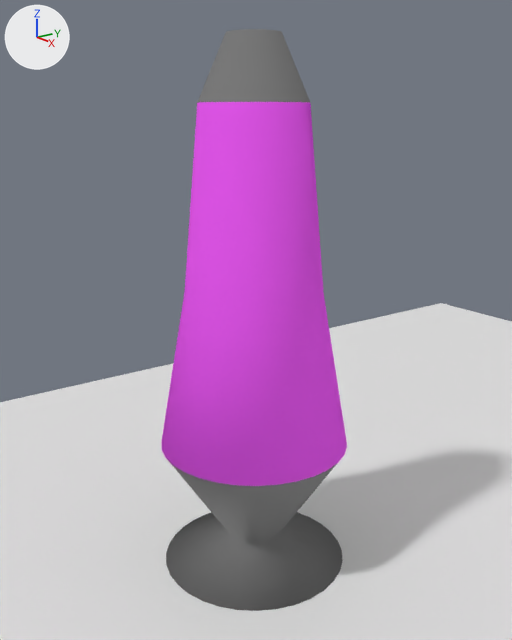
Two versions of the Blender file HackerMan/Assets/Object Files/lava_lamp.blend, one commit apart.
Before and after are seen from a 50 mm camera at (4.72, -4.48, 4.35) aimed at (-0.99, -0.35, 2.31). Arrows for +X, +Y and +Z are at upper left; the lights stay in place.

In view in the first picture: 'Lava Lamp', 'Plane'.
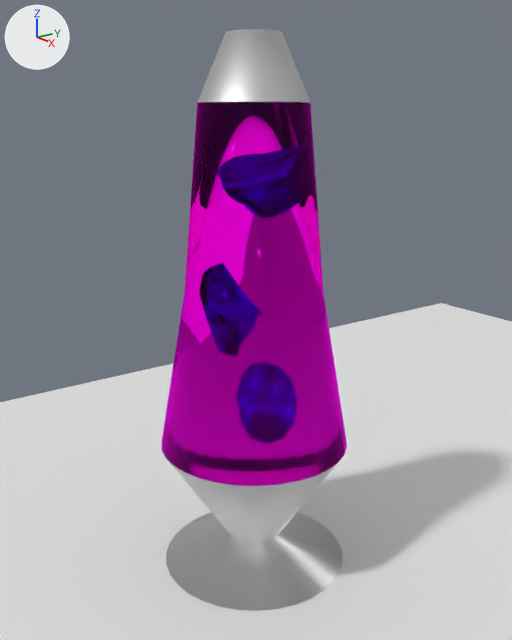
Changed parts and their boxes [x1, y1, x2, y2] in the pictures (512 x 640 px):
'Lava Lamp', surface changed, recoloured
    both: [162, 29, 347, 611]
part 1 of me_icosphere, recoloured
    both: [162, 102, 347, 486]

What changed in the scene script:
```text
Change mat_material_002:
    remove n0 = _N.new('ShaderNodeOutputMaterial'); n0.name = 'Material Output.001'
    add n2 = _N.new('ShaderNodeOutputMaterial'); n2.name = 'Material Output'
    where n1 = _N.new('ShaderNodeBsdfDiffuse'); n1.name = 'Diffuse BSDF'
    remove _L.new(n1.outputs[0], n0.inputs[0])  # 'BSDF' to 'Surface'
    add n3 = _N.new('ShaderNodeMixShader'); n3.name = 'Mix Shader'
    add n3.inputs[0].default_value = 0.823  # 'Factor'
    add n4 = _N.new('ShaderNodeBsdfAnisotropic'); n4.name = 'Glossy BSDF'
    add n4.distribution = 'GGX'
    add n4.inputs[1].default_value = 0.447  # 'Roughness'
    add _L.new(n1.outputs[0], n3.inputs[1])  # 'BSDF' to 'Shader'
    add _L.new(n3.outputs[0], n2.inputs[0])  # 'Shader' to 'Surface'
    add _L.new(n4.outputs[0], n3.inputs[2])  # 'BSDF' to 'Shader'
Add mat_glass:
    mat_glass = bpy.data.materials.new('glass')
    mat_glass.use_nodes = True; mat_glass.node_tree.nodes.clear()
    _N = mat_glass.node_tree.nodes; _L = mat_glass.node_tree.links
    n0 = _N.new('ShaderNodeOutputMaterial'); n0.name = 'Material Output'
    n1 = _N.new('ShaderNodeBsdfGlass'); n1.name = 'Glass BSDF'
    n1.distribution = 'BECKMANN'
    n1.inputs[0].default_value = (1.0, 0.00941, 0.904, 1.0)  # 'Color', pink #ff18f4
    n1.inputs[2].default_value = 1.45  # 'IOR'
    _L.new(n1.outputs[0], n0.inputs[0])  # 'BSDF' to 'Surface'
Add mat_glob:
    mat_glob = bpy.data.materials.new('glob')
    mat_glob.use_nodes = True; mat_glob.node_tree.nodes.clear()
    _N = mat_glob.node_tree.nodes; _L = mat_glob.node_tree.links
    n0 = _N.new('ShaderNodeOutputMaterial'); n0.name = 'Material Output'
    n1 = _N.new('ShaderNodeBsdfGlass'); n1.name = 'Glass BSDF'
    n1.distribution = 'BECKMANN'
    n1.inputs[0].default_value = (0.0576, 0.036, 1.0, 1.0)  # 'Color', blue #4435ff
    n1.inputs[1].default_value = 0.183  # 'Roughness'
    n1.inputs[2].default_value = 4.95  # 'IOR'
    _L.new(n1.outputs[0], n0.inputs[0])  # 'BSDF' to 'Surface'
Change me_icosphere:
    where me_icosphere.from_pydata(...)  # 408 vertices, 544 faces; spans x -0.95..1.05, y -1.06..0.94, z -3.13..2.38
    used by ob_lava_lamp; location = (-1.05, -0.3, 2.69)
    remove me_icosphere.materials.append(mat_material_003)  # blue #293be7
    me_icosphere part 1: all 66 faces that had it switch from mat_material_001 (pink #df54e7) to mat_glass
    add me_icosphere.materials.append(mat_glob)
```
